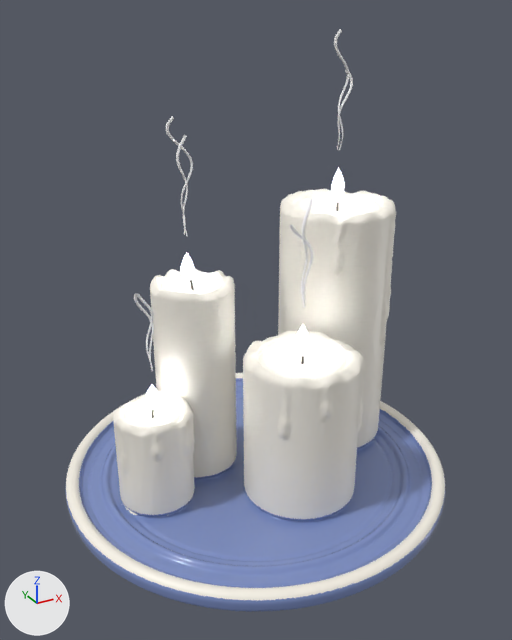
A saved change to the glTF model candles/candles.glb.
Rendered twice from a camera (50 mm lens) standing at (-23.3, -38.6, 33.6) and looking at (-1.3, 1.4, 13.6). Lighting does not change. The marker at lower left points along +X, +Y and +Z. The first picture is the older version. Where no turn or scale is listed for an object, it has been applied to the vertices. Vertices at exactly the same position are counted once.

Objects in the first picture: 'Candles' and 12 more.
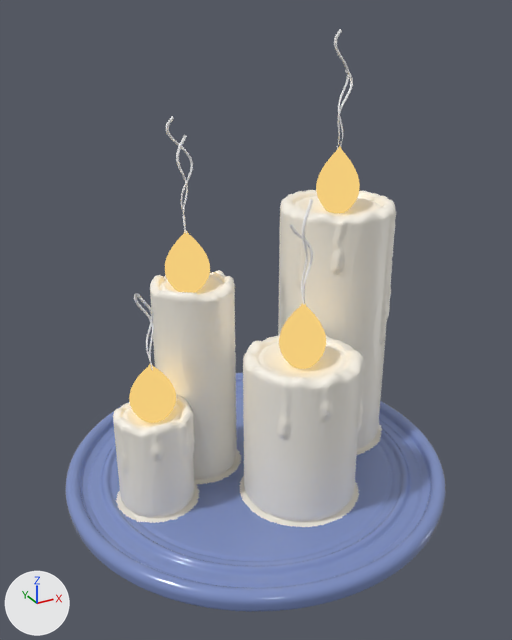
What the commit changed:
Material 'Halo' (mat_halo) is new.
Its base color is (0.0, 0.0, 0.0) (black #000000).
Its metallic is 1.0.
Its roughness is 1.0.
Its emission color is (0.9, 0.612, 0.198) (beige #f3cd7b).
Its emission strength is 1.0.
me_candles has 242444 vertices, 484884 faces and spans x -14.5..14.5, y -14.5..14.5, z -10.3..10.3.
me_candles is used by ob_candles; location (-0.8, 2.4, 10.26).
me_candles part 1: 11756 vertices moved within x -14.5..14.5, y -14.5..14.5, z -10.2..10.1.
Mesh me_halo_tall_candle is new.
It has 341 vertices, 672 faces and spans x -1.61..1.61, y -1.61..1.61, z -3.17..3.17.
It uses material mat_halo (black #000000, glowing beige #f3cd7b).
Mesh me_halo_slim_candle is new.
It has 341 vertices, 672 faces and spans x -1.61..1.61, y -1.61..1.61, z -2.92..2.92.
It uses material mat_halo (black #000000, glowing beige #f3cd7b).
Mesh me_halo_short_candle is new.
It has 341 vertices, 672 faces and spans x -1.61..1.61, y -1.61..1.61, z -2.8..2.8.
It uses material mat_halo (black #000000, glowing beige #f3cd7b).
Mesh me_halo_front_candle is new.
It has 341 vertices, 672 faces and spans x -1.61..1.61, y -1.61..1.61, z -3.05..3.05.
It uses material mat_halo (black #000000, glowing beige #f3cd7b).
Object 'Halo tall candle' (ob_halo_tall_candle) is new; it shows me_halo_tall_candle.
Its location is (7.29, 4.39, 22.38).
Object 'Halo slim candle' (ob_halo_slim_candle) is new; it shows me_halo_slim_candle.
Its location is (-4.63, 5.45, 17.62).
Object 'Halo short candle' (ob_halo_short_candle) is new; it shows me_halo_short_candle.
Its location is (-8.85, 2.55, 9.7).
Object 'Halo front candle' (ob_halo_front_candle) is new; it shows me_halo_front_candle.
Its location is (0.55, -1.8, 13.75).

Changed parts and their boxes [x1, y1, x2, y2] in the pictures (512 x 640 px; the box of a moved part takes in the faces that stretch with it):
'Halo front candle', added
    after: [279, 303, 326, 369]
'Halo tall candle', added
    after: [316, 146, 360, 213]
'Halo slim candle', added
    after: [165, 232, 210, 293]
'Halo short candle', added
    after: [129, 364, 176, 422]
part 1 of me_candles, moved or reshaped
    before: [65, 191, 446, 612]
    after: [65, 193, 446, 612]
